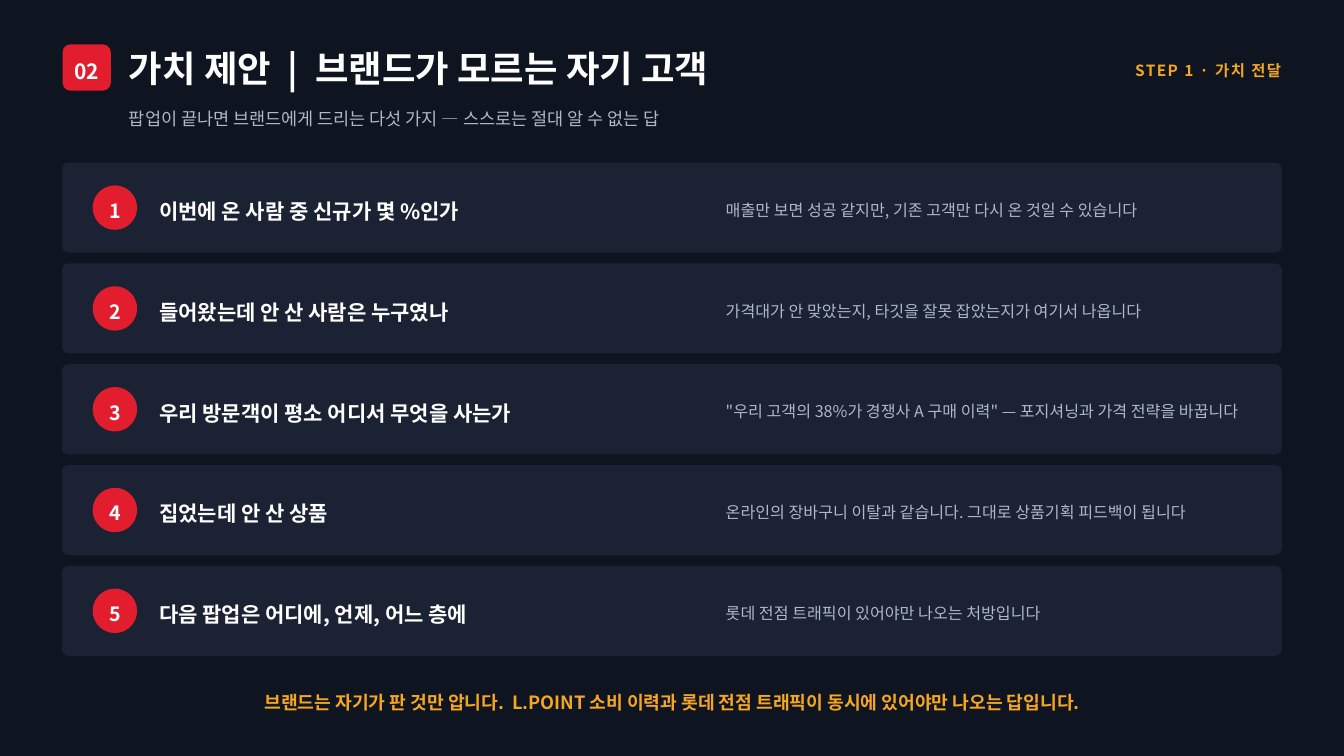
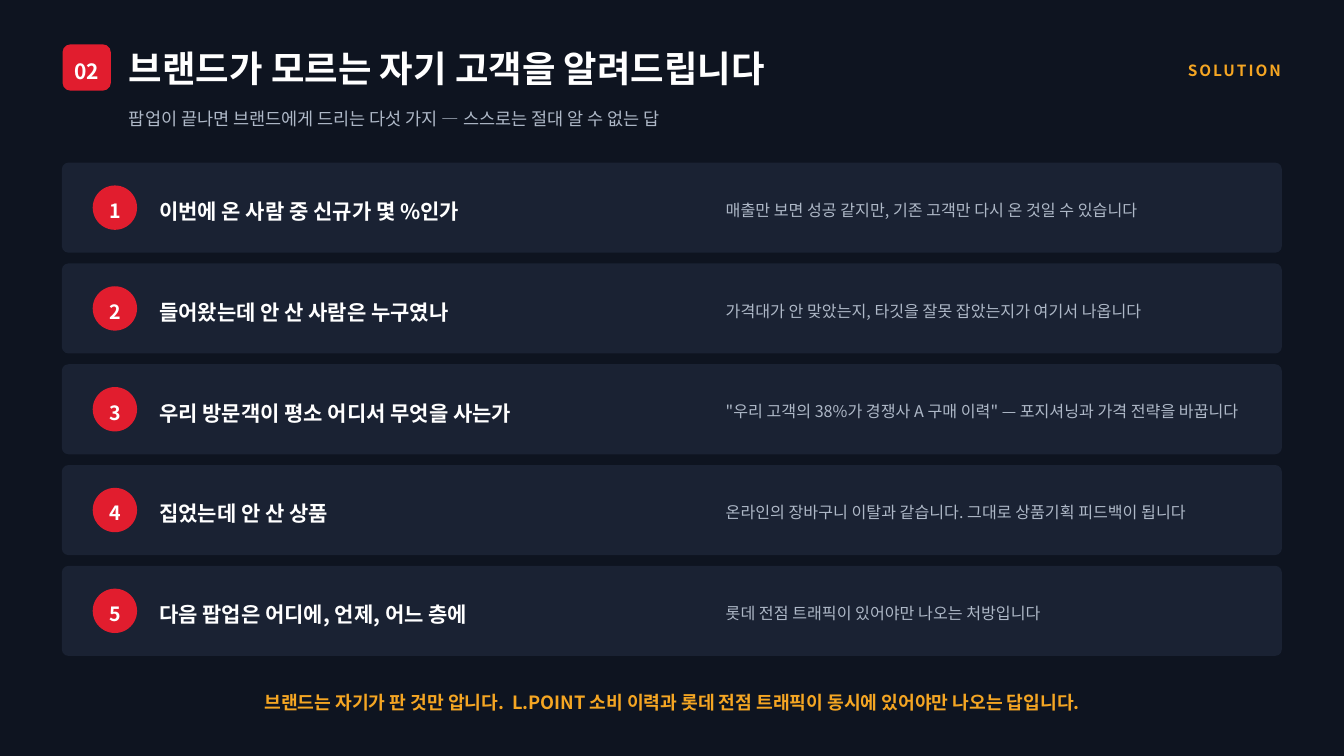
Before and after one commit to neti84-design/LMBA, a slide deck: slide 4 of LGA_롯데신사업_발표_맑은고딕.pptx (slide 5 before the commit). Drawn at 1344x756 pixels with LibreOffice and Linux fonts; fonts in the diff are those of the drawing. Boxes give left, top, right and bottom in pixels: in the first picture for what was removed or moved away, otherwise in the second. Text is boxed around its words. In the diff, an @@ line names an element or a change of style, - is before the commit and + after.

```diff
--- a/LGA_롯데신사업_발표_맑은고딕.pptx
+++ b/LGA_롯데신사업_발표_맑은고딕.pptx
@@ text at [129, 51, 765, 86]: text changed @@
-가치 제안 | 브랜드가 모르는 자기 고객
+브랜드가 모르는 자기 고객을 알려드립니다
@@ text at [1135, 63, 1281, 78]: text changed @@
-STEP 1 · 가치 전달
+SOLUTION
```
Also in this commit, not shown: 10 other slides changed, 7 slides added, 6 slides removed, 8 other files.
